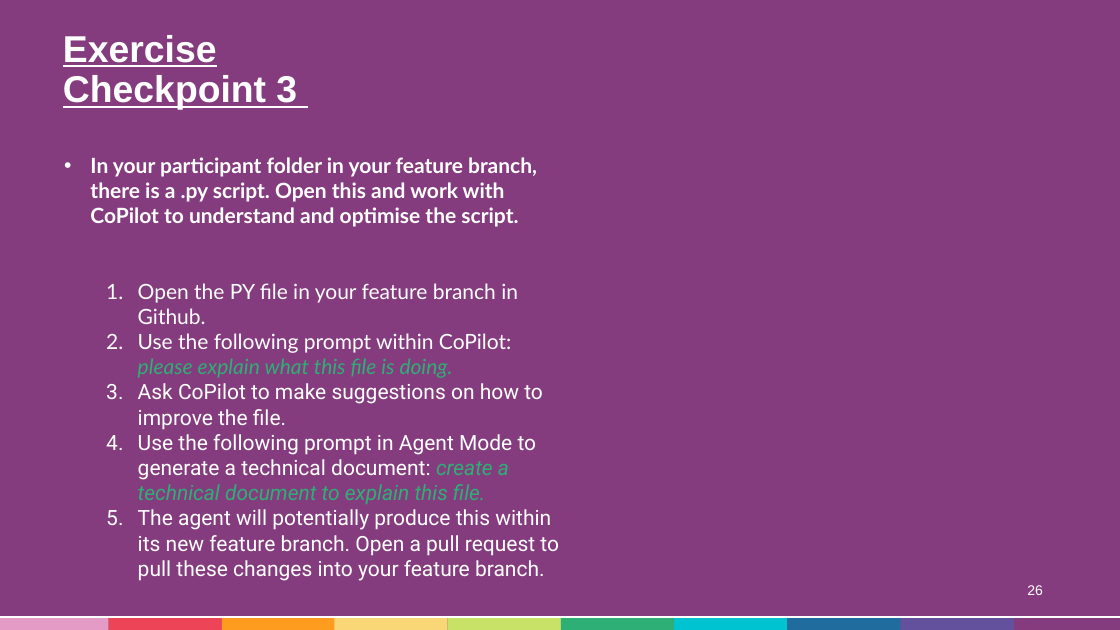
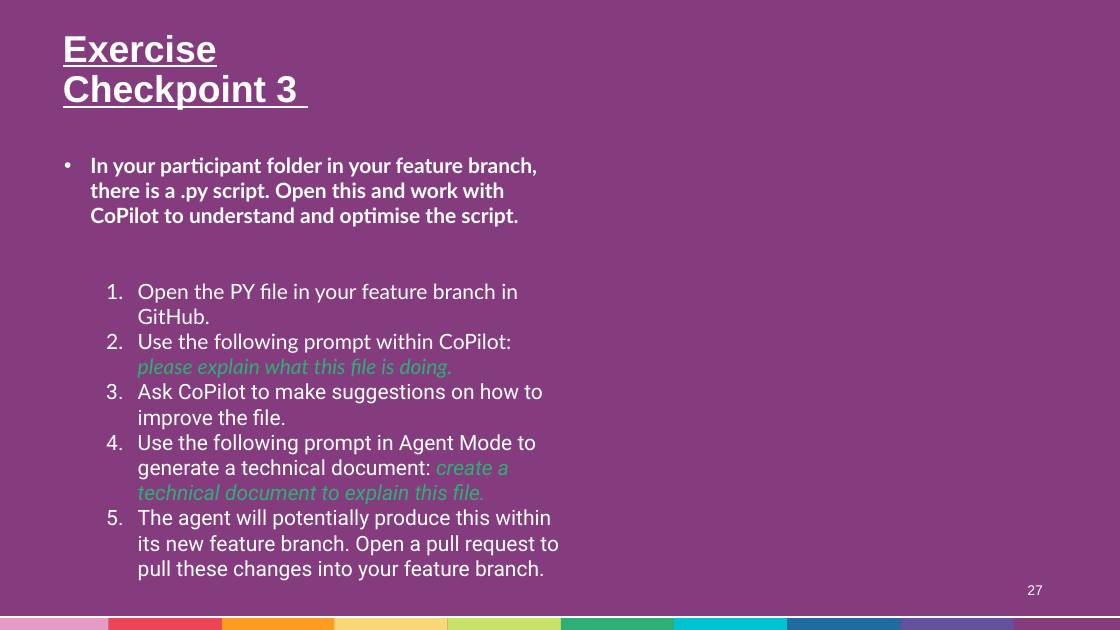
Before and after one commit to Aneurin-Bevan-University-Health-Board/biu_GitHub_Training, a slide deck: slide 27 of Training/Github Training.pptx (slide 26 before the commit). Drawn at 1120x630 pixels with LibreOffice and Linux fonts; fonts in the diff are those of the drawing. Boxes give left, top, right and bottom in pixels: in the first picture for what was removed or moved away, otherwise in the second. Text is boxed around its words. In the diff, an @@ line names an element or a change of style, - is before the commit and + after.

```diff
--- a/Training/Github Training.pptx
+++ b/Training/Github Training.pptx
@@ text at box(138, 283, 518, 324): text changed @@
-  1. Open the PY file in your feature branch in Github.
+  1. Open the PY file in your feature branch in GitHub.
@@ page number at box(1027, 585, 1043, 595): text changed @@
-26
+27
```
Also in this commit, not shown: 16 other slides changed, 1 slide added, 1 other file.
